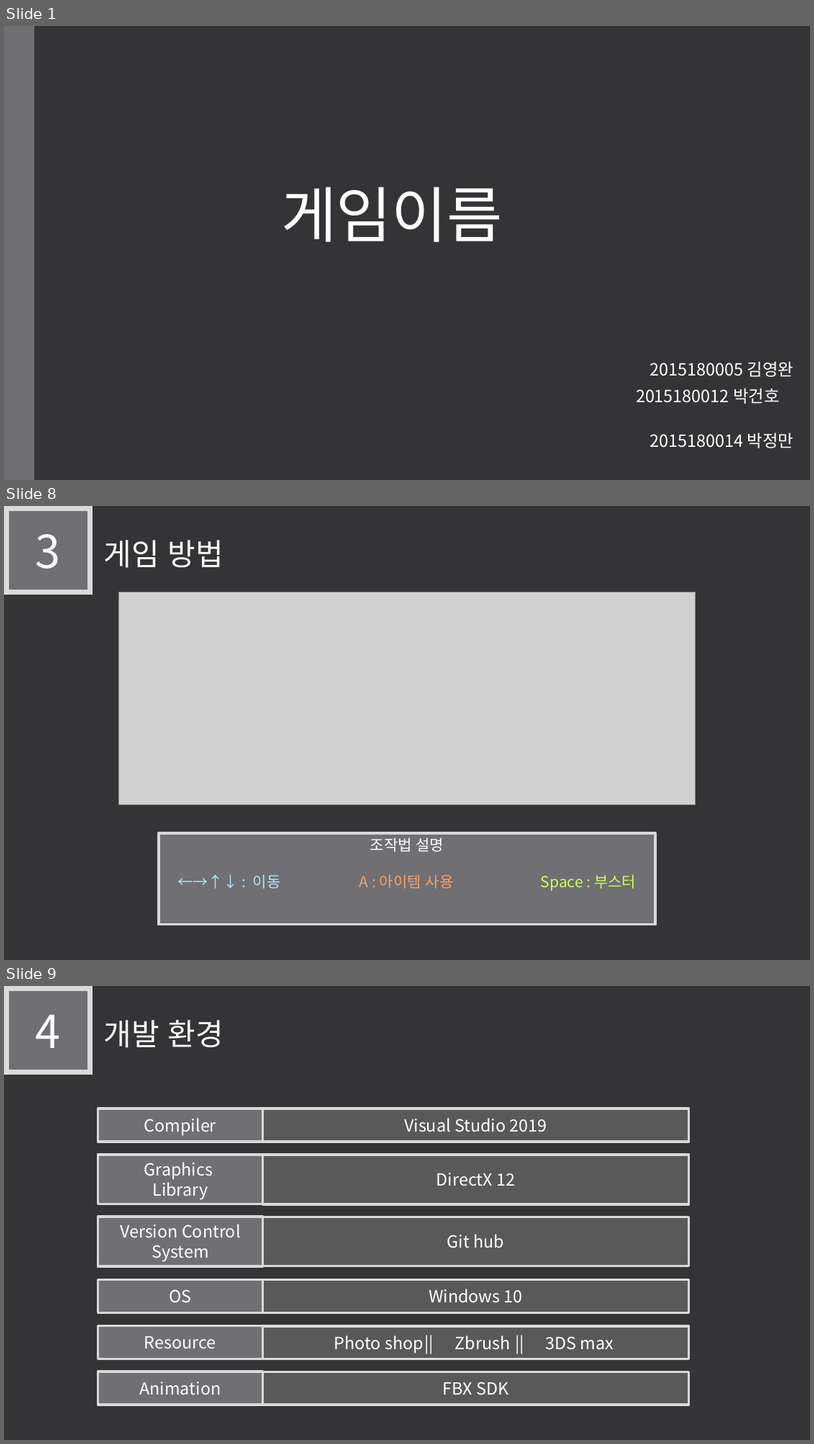
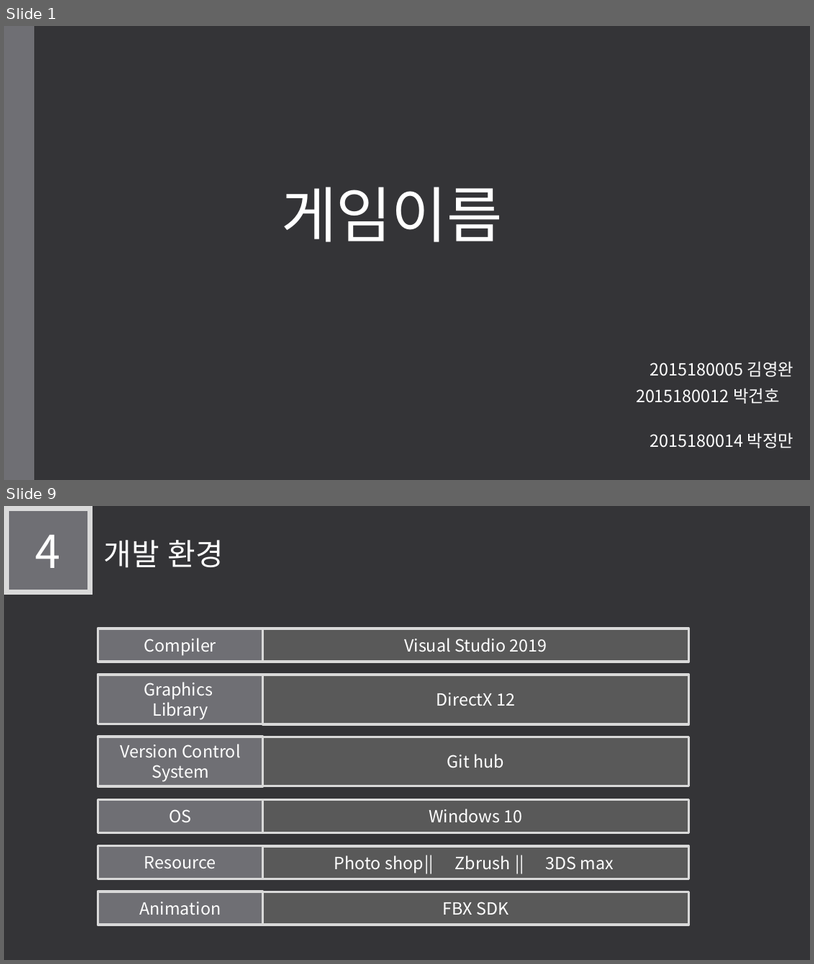
Before and after one commit to LEGO0937/Our_Project, a slide deck: 기획단계/졸작 제안서_α.pptx. Shown one above the other, each under a label of ours: slides 1, 8 and 9 before the commit, slides 1 and 9 after it; the slides between them are not shown. The pictures are 814x1444 and 814x964 pixels, drawn with LibreOffice and Linux fonts; fonts in the diff are those of the drawing; grey boxes stand for pictures. Boxes give left, top, right and bottom in pixels: in the first picture for what was removed or moved away, otherwise in the second. Text is boxed around its words. In the diff, an @@ line names an element or a change of style, - is before the commit and + after.

```diff
--- a/기획단계/졸작 제안서_α.pptx
+++ b/기획단계/졸작 제안서_α.pptx
@@ slide 8 removed at bbox=[4, 506, 810, 960], background #353537 @@
@@ rectangle removed at bbox=[6, 508, 90, 592] @@
-3
@@ text removed at bbox=[104, 540, 224, 568] @@
-게임 방법
@@ picture removed at bbox=[119, 592, 696, 804] @@
@@ rectangle removed at bbox=[159, 833, 656, 924] @@
-조작법 설명
-←→↑↓ : 이동 A : 아이템 사용 Space : 부스터
```
Also in this commit, not shown: 12 slides changed, 1 slide added.
